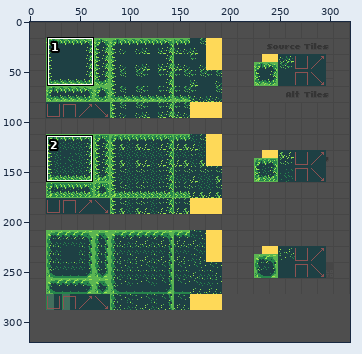
Two states of a pixel-art file, addons/reptile/assets/woods_tiles-16.aseprite. The picture above shows the old version from afar; the outline marks the close-up.
Close-up. Before the edit:
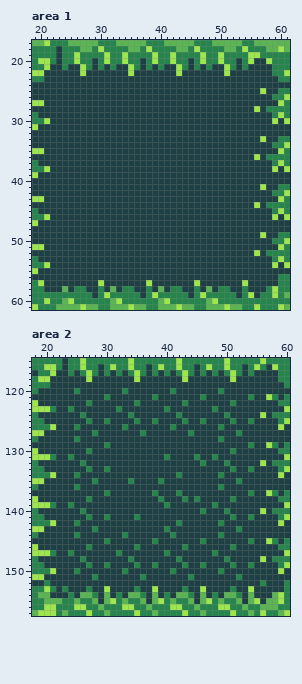
320x320 pixels, 1 frame. Colours within 5 levels of each other are drawn and written as one. Shown: area 1: x 19..61, y 17..61; area 2: x 18..60, y 115..157. The commit also changed other parts of the picture, which this record leaves out.
After the commit:
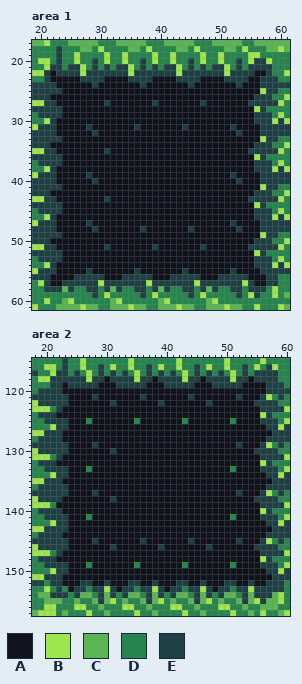
Palette (. is transparent): A #10121c  B #9de64e  C #5ab552  D #26854c  E #1e4044
Edits made:
Changed rows in their new state; - is an unchanged pixel.
Area 1, layer "TILES":
first column x 22:
22 A---------------------------------AA
23 AAAAA----AAAA----AAAA----AAAA----AA-
24 -AAAAAA-AAAAAAA-AAAAAAA-AAAAAAA-AAA-
25 --AAAAAAAAAAAAAAAAAAAAAAAAAAAAAAAAA-
26 AAAAAAAAAAAAAAAAAAAAAAAAAAAAAAAAAA--
27 -AAAAAAAA-AAAAAAA-AAAAAAA-AAAAAAA---
28 --AAAAAAAAAAAAAAAAAAAAAAAAAAAAAAAA--
29 --AAAAAAAAAAAAAAAAAAAAAAAAAAAAAAAA--
30 -AAAAAAAAAAAAAAAAAAAAAAAAAAAAAAAAA--
31 -AAAAA-AAAAAAA-AAAAAAA-AAAAAAA-AAAA-
32 -AAAAAA-AAAAAAAAAAAAAAAAAAAAAAA-AAA-
33 --AAAAAAAAAAAAAAAAAAAAAAAAAAAAAAAAA-
34 AAAAAAAAAAAAAAAAAAAAAAAAAAAAAAAAAA--
35 -AAAAAAAA-AAAAAAAAAAAAAAAAAAAAAAA---
36 --AAAAAAAAAAAAAAAAAAAAAAAAAAAAAAAA--
37 --AAAAAAAAAAAAAAAAAAAAAAAAAAAAAAAA--
38 -AAAAAAAAAAAAAAAAAAAAAAAAAAAAAAAAA--
39 -AAAAA-AAAAAAAAAAAAAAAAAAAAAAA-AAAA-
40 -AAAAAA-AAAAAAAAAAAAAAAAAAAAAAA-AAA-
41 --AAAAAAAAAAAAAAAAAAAAAAAAAAAAAAAAA-
42 AAAAAAAAAAAAAAAAAAAAAAAAAAAAAAAAAA--
43 -AAAAAAAA-AAAAAAAAAAAAAAAAAAAAAAA---
44 --AAAAAAAAAAAAAAAAAAAAAAAAAAAAAAAA--
45 --AAAAAAAAAAAAAAAAAAAAAAAAAAAAAAAA--
46 -AAAAAAAAAAAAAAAAAAAAAAAAAAAAAAAAA--
47 -AAAAA-AAAAAAAAAAAAAAAAAAAAAAA-AAAA-
48 -AAAAAA-AAAAAAA-AAAAAAA-AAAAAAA-AAA-
49 --AAAAAAAAAAAAAAAAAAAAAAAAAAAAAAAAA-
50 AAAAAAAAAAAAAAAAAAAAAAAAAAAAAAAAAA--
51 -AAAAAAAA-AAAAAAA-AAAAAAA-AAAAAAA---
52 --AAAAAAAAAAAAAAAAAAAAAAAAAAAAAAAA--
53 --AAAAAAAAAAAAAAAAAAAAAAAAAAAAAAAA--
54 -AAAAAAAAAAAAAAAAAAAAAAAAAAAAAAAAA--
55 -AAAAA-AAAAAAA-AAAAAAA-AAAAAAA-AAAA-
56 AAAA-----AAA-----AAA-----AAA-----AAA
57 AA--------------------------------AA
Area 2, layer "TILES":
first column x 22:
118 --------A-------A-------A-------A---
119 -A-----AAA-----AAA-----AAA-----AAAA-
120 -AAAAAAAAAAAAAAAAAAAAAAAAAAAAAAAAAA-
121 --AAAA-AAAAAAA-AAAAAAA-AAAAAAA-AAA--
122 --AAAAAAA-AAAAAAA-AAAAAAA-AAAAAAA---
123 -AAAAAAAAAAAAAAAAAAAAAAAAAAAAAAAAA--
124 AAAAAAAAAAAAAAAAAAAAAAAAAAAAAAAAAA--
125 --AAA-AAAAAAA-AAAAAAA-AAAAAAA-AAAA--
126 --AAAAAAAAAAAAAAAAAAAAAAAAAAAAAAAAA-
127 -AAAAAAAAAAAAAAAAAAAAAAAAAAAAAAAAAAA
128 -AAAAAAAAAAAAAAAAAAAAAAAAAAAAAAAAAA-
129 --AAAA-AAAAAAAAAAAAAAAAAAAAAAA-AAA--
130 --AAAAAAA-AAAAAAAAAAAAAAAAAAAAAAA---
131 -AAAAAAAAAAAAAAAAAAAAAAAAAAAAAAAAA--
132 AAAAAAAAAAAAAAAAAAAAAAAAAAAAAAAAAA--
133 --AAA-AAAAAAAAAAAAAAAAAAAAAAA-AAAA--
134 --AAAAAAAAAAAAAAAAAAAAAAAAAAAAAAAAA-
135 -AAAAAAAAAAAAAAAAAAAAAAAAAAAAAAAAAAA
136 --AAAAAAAAAAAAAAAAAAAAAAAAAAAAAAAAA-
137 --AAAA-AAAAAAAAAAAAAAAAAAAAAAA-AAA--
138 -AAAAAAAA-AAAAAAAAAAAAAAAAAAAAAAA---
139 AAAAAAAAAAAAAAAAAAAAAAAAAAAAAAAAAA--
140 -AAAAAAAAAAAAAAAAAAAAAAAAAAAAAAAAA--
141 --AAA-AAAAAAAAAAAAAAAAAAAAAAA-AAAA--
142 --AAAAAAAAAAAAAAAAAAAAAAAAAAAAAAAAA-
143 --AAAAAAAAAAAAAAAAAAAAAAAAAAAAAAAAAA
144 -AAAAAAAAAAAAAAAAAAAAAAAAAAAAAAAAAA-
145 --AAAA-AAAAAAA-AAAAAAA-AAAAAAA-AAA--
146 --AAAAAAA-AAAAAAA-AAAAAAA-AAAAAAA---
147 -AAAAAAAAAAAAAAAAAAAAAAAAAAAAAAAAA--
148 AAAAAAAAAAAAAAAAAAAAAAAAAAAAAAAAAA--
149 --AAA-AAAAAAA-AAAAAAA-AAAAAAA-AAAA--
150 --AAAAAAAAAAAAAAAAAAAAAAAAAAAAAAAAA-
151 -AAAAAAAAAAAAAAAAAAAAAAAAAAAAAAAAAAA
152 -AAA--AA-AAA--AA-AAA--AA-AAA--AA-AA-
153 --A-------A-------A-------A---------
Boxes around the changes in both close-ups, in picture pixels (x1, y1, x2, y2):
changed: (50, 70, 266, 286)
changed: (56, 376, 272, 592)
